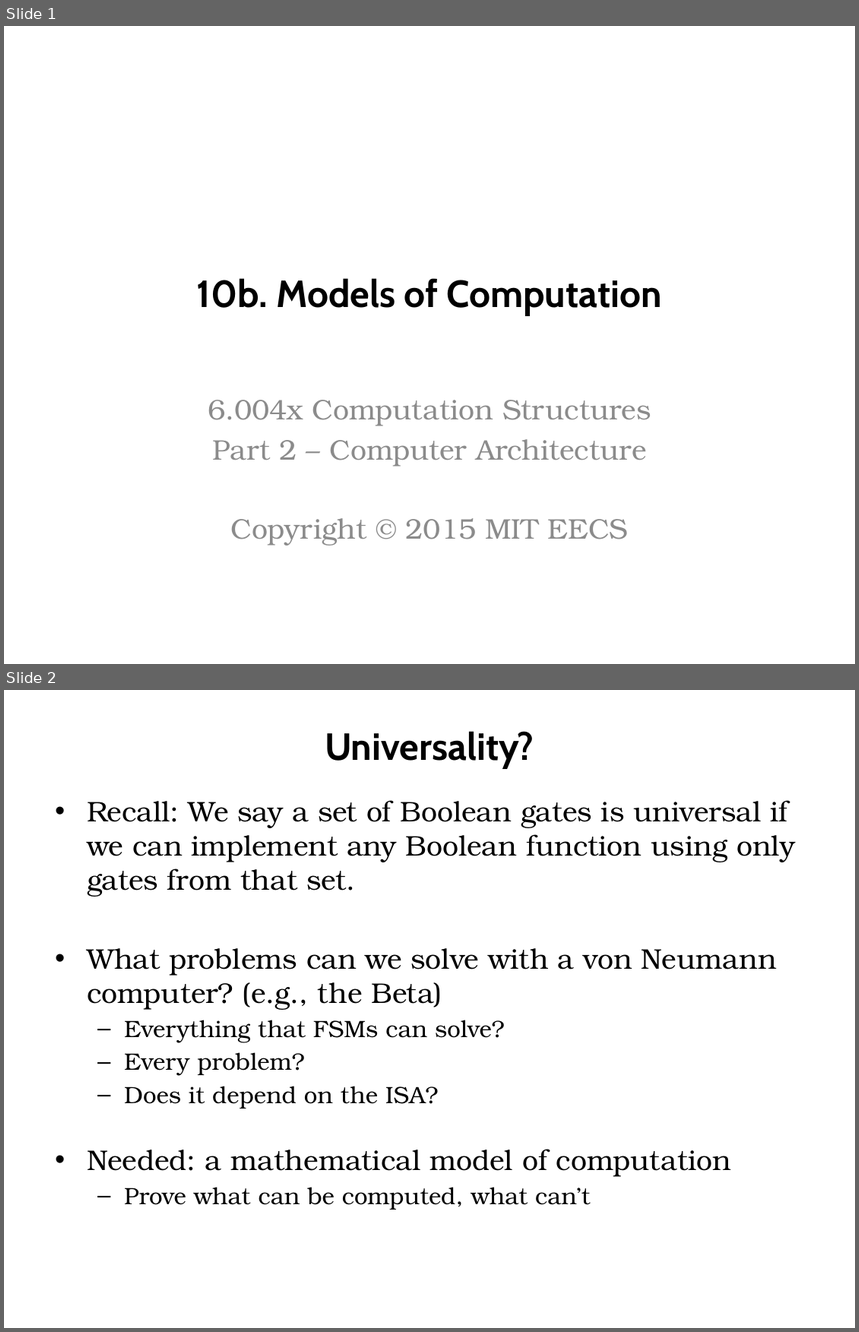
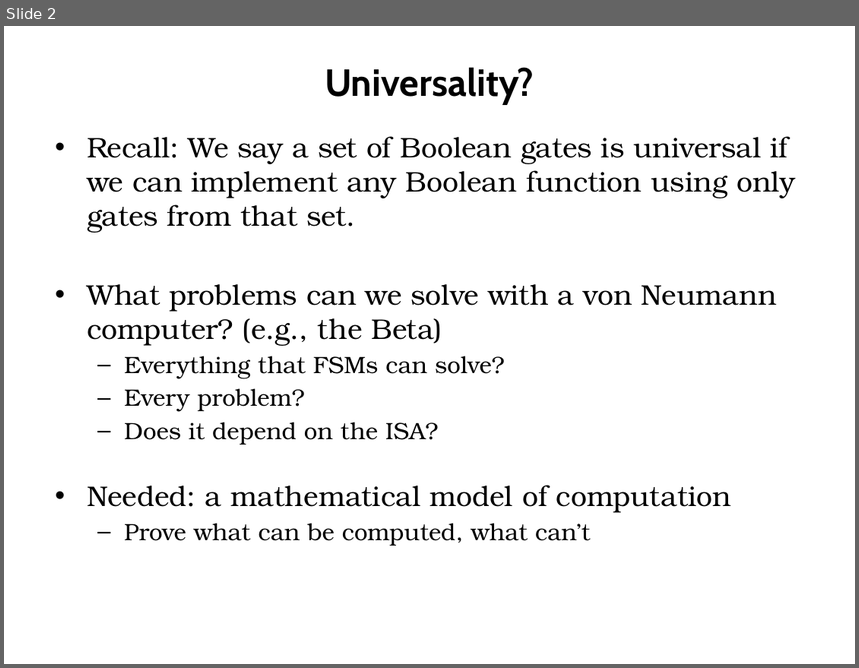
Before and after one commit to computation-structures/course, a slide deck: lecture_slides/models.pptx. Shown one above the other, each under a label of ours: slides 1 and 2 before the commit, slide 2 after it. The pictures are 859x1332 and 859x668 pixels, drawn with LibreOffice and Linux fonts; fonts in the diff are those of the drawing. Boxes give left, top, right and bottom in pixels: in the first picture for what was removed or moved away, otherwise in the second. Text is boxed around its words. In the diff, an @@ line names an element or a change of style, - is before the commit and + after.

```diff
--- a/lecture_slides/models.pptx
+++ b/lecture_slides/models.pptx
@@ slide 1 removed at [4, 26, 855, 664], background #FFFFFF @@
@@ title removed at [197, 278, 662, 316] @@
-10b. Models of Computation
@@ subtitle removed at [208, 400, 651, 546] @@
-6.004x Computation Structures
-Part 2 – Computer Architecture
-Copyright © 2015 MIT EECS
```
Also in this commit, not shown: 1 slide added, 12 other files.
